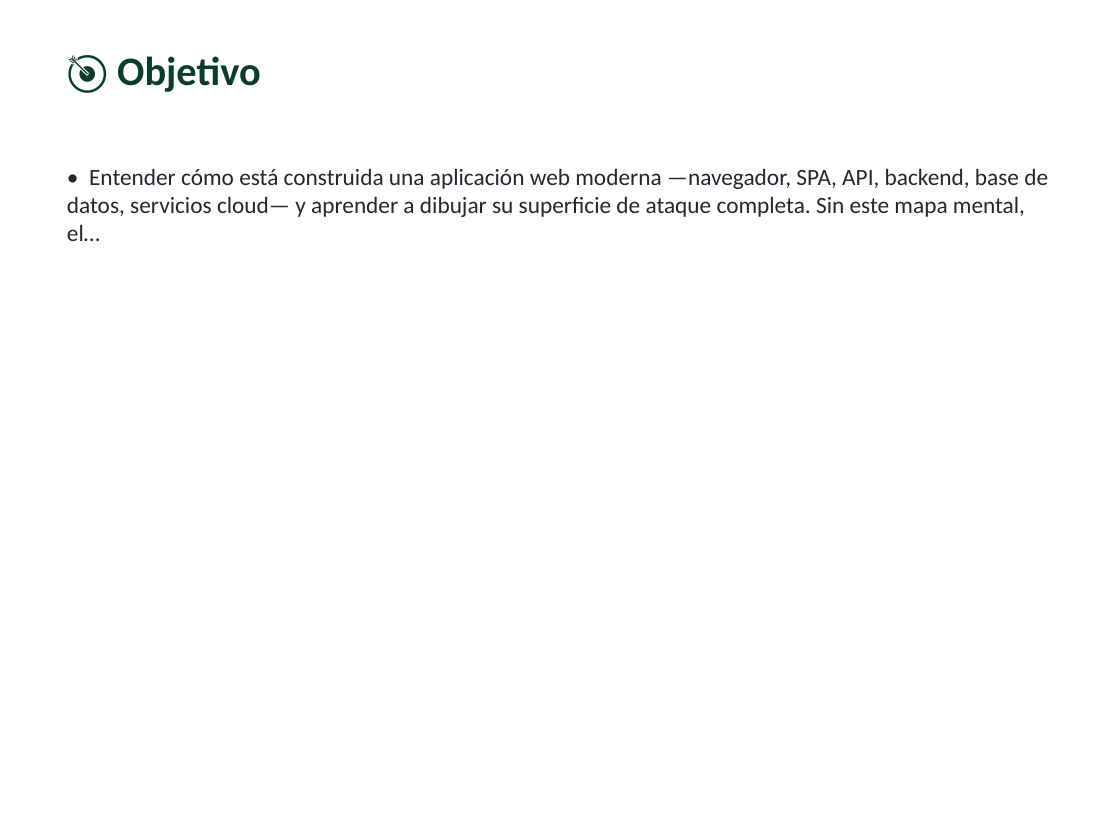
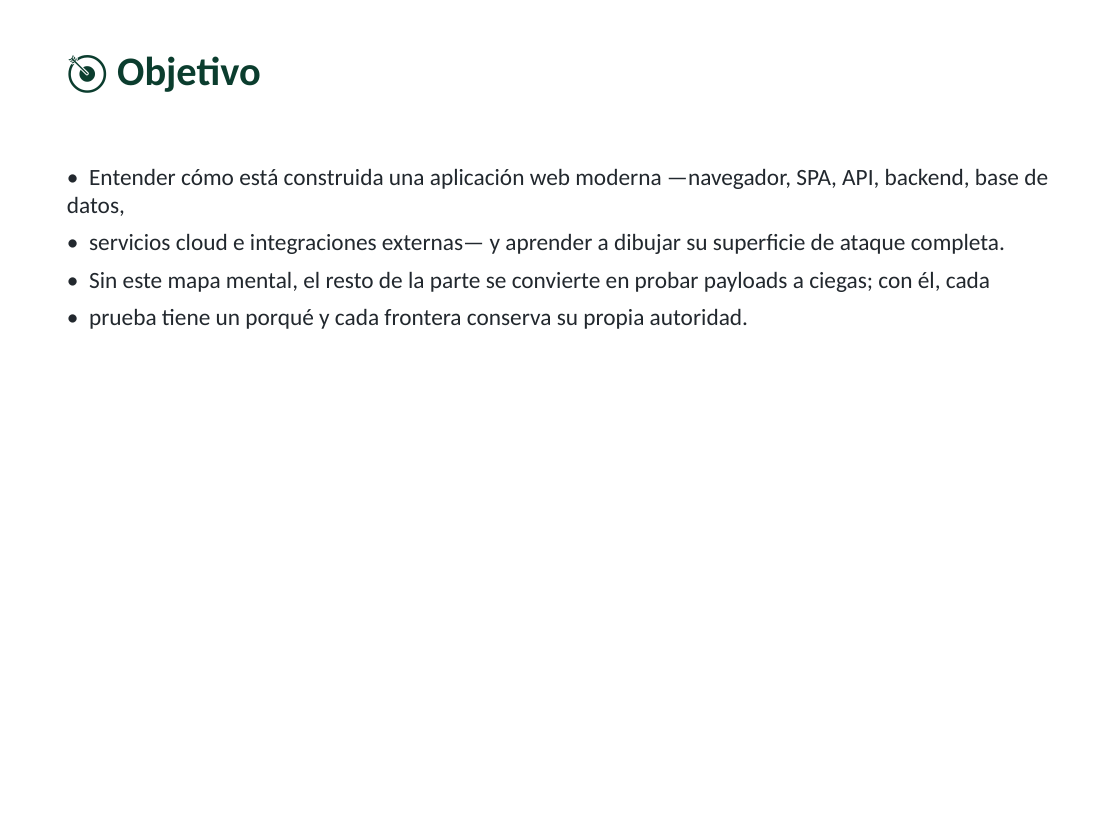
Before and after one commit to vladimiracunadev-create/modern-cybersecurity-program, a slide deck: slide 2 of classes/parte-4-seguridad-de-aplicaciones-web/086-arquitectura-web-moderna-y-superficie-de-ataque/clase-086-presentacion.pptx. Drawn at 1120x840 pixels with LibreOffice and Linux fonts; fonts in the diff are those of the drawing. Boxes give left, top, right and bottom in pixels: in the first picture for what was removed or moved away, otherwise in the second. Text is boxed around its words. In the diff, an @@ line names an element or a change of style, - is before the commit and + after.

```diff
--- a/classes/parte-4-seguridad-de-aplicaciones-web/086-arquitectura-web-moderna-y-superficie-de-ataque/clase-086-presentacion.pptx
+++ b/classes/parte-4-seguridad-de-aplicaciones-web/086-arquitectura-web-moderna-y-superficie-de-ataque/clase-086-presentacion.pptx
@@ text at <box>67,168,1048,329</box>: text changed @@
-• Entender cómo está construida una aplicación web moderna —navegador, SPA, API, backend, base de datos, servicios cloud— y aprender a dibujar su superficie de ataque completa. Sin este mapa mental, el…
+• Entender cómo está construida una aplicación web moderna —navegador, SPA, API, backend, base de datos,
+• servicios cloud e integraciones externas— y aprender a dibujar su superficie de ataque completa.
+• Sin este mapa mental, el resto de la parte se convierte en probar payloads a ciegas; con él, cada
+• prueba tiene un porqué y cada frontera conserva su propia autoridad.
```
Also in this commit, not shown: 6 other slides changed, 40 other files.
